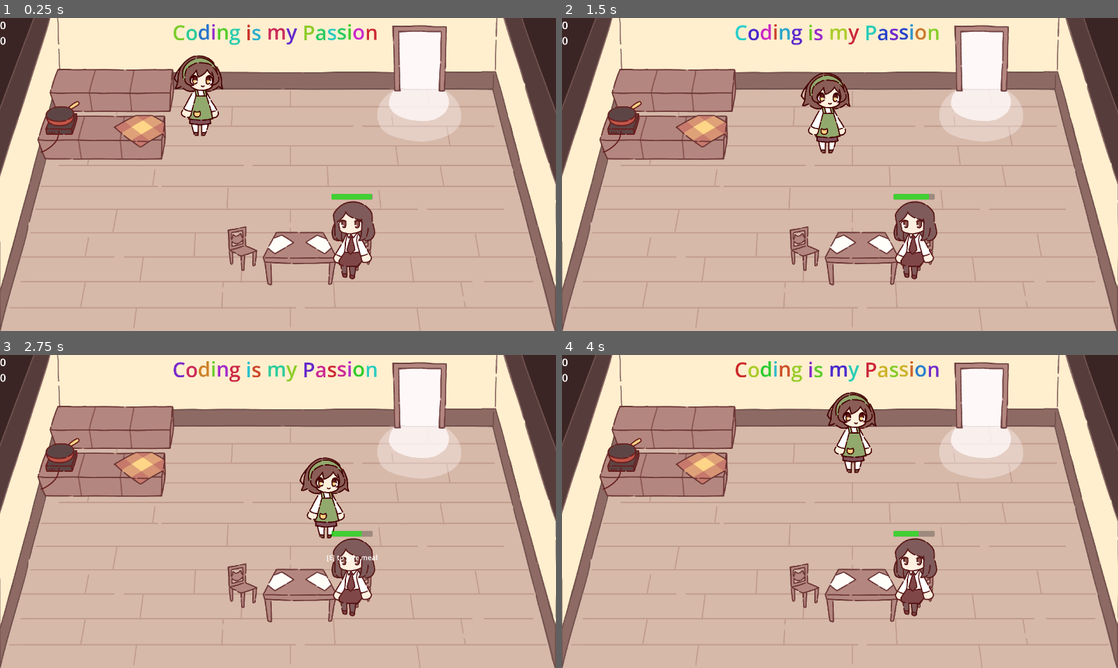
Above: before the commit, frames 1-4 (two rows, left to right).
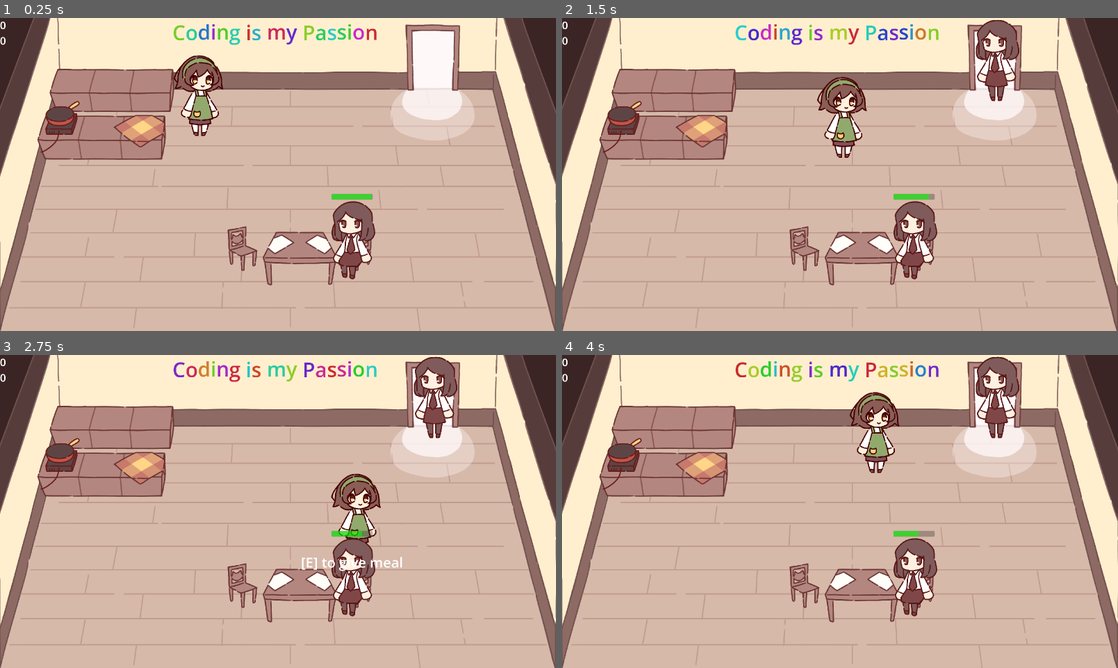
Above: after the commit, the same moments.

Repository: NuTrynity/Little-Cat-Cafe
Game: Godot game, scene res://scene_0.tscn
Two runs of this game, one before a commit and one after it. Both use one fixed random seed, a clock stepped at 60 frames per second and the inputs below.
Inputs:
- Up to frame 1 (0.25 s): no input
- Up to frame 2 (1.5 s): tap Enter (ui_accept) at 0.5 s; hold Right (move_right) 0.53-1.28 s; hold Enter (ui_accept) 0.53-1.28 s; hold S (move_down) from 1.28 s (still down); tap E (interact) at 1.35 s
- Up to frame 3 (2.75 s): tap Enter (ui_accept) at 1.52, 1.55, 1.82 s; release S (move_down) at 2.03 s; hold Right (move_right) from 2.03 s (still down); hold Enter (ui_accept) from 2.03 s (still down)
- Up to frame 4 (4 s): release Right (move_right) at 2.78 s; release Enter (ui_accept) at 2.78 s; hold W (move_up) 2.78-3.53 s; tap E (interact) at 2.85 s; tap Enter (ui_accept) at 3.02, 3.05, 3.32 s; hold A (move_left) from 3.53 s (still down); hold Enter (ui_accept) from 3.53 s (still down)

The runs differ from the first frame. In frame 1, 2.6% of the frame differs, in the area x 67-86%, y 2-40%; in frame 2, 5.2%; in frame 3, 6.0%, in the area x 53-86%, y 0-70%; in frame 4, 5.4%.

Commit message:
changed the door to be a npc spawner

Diff:
--- a/Nodes/Components/interaction_manager.tscn
+++ b/Nodes/Components/interaction_manager.tscn
@@ -14,7 +14,7 @@
 offset_right = 52.5
 offset_bottom = 26.0
 grow_horizontal = 2
-theme_override_font_sizes/font_size = 32
+theme_override_font_sizes/font_size = 64
 text = "[E] to Interact"
 horizontal_alignment = 1
 vertical_alignment = 1
--- /dev/null
+++ b/Nodes/ObjectNodes/door.tscn
@@ -0,0 +1,10 @@
+[gd_scene load_steps=3 format=3 uid="uid://b2soaa4584xu4"]
+
+[ext_resource type="Script" path="res://Scripts/ObjectScripts/door.gd" id="1_2vq63"]
+[ext_resource type="Texture2D" uid="uid://clsp4j0aam4jb" path="res://Sprites/door.png" id="2_fyar6"]
+
+[node name="Door" type="Node2D"]
+script = ExtResource("1_2vq63")
+
+[node name="DoorSprite" type="Sprite2D" parent="."]
+texture = ExtResource("2_fyar6")
--- a/Scripts/CharacterScripts/NPC.gd
+++ b/Scripts/CharacterScripts/NPC.gd
@@ -31,8 +31,10 @@
 
 	#NPC State Block
 	if is_sitting == true:
+		patience_bar.show()
 		npc_sprite.texture = load("res://Sprites/customer sprites/customer1_sitting.png")
 	else:
+		patience_bar.hide()
 		npc_sprite.texture = load("res://Sprites/customer sprites/customer1_standing.png")
 
 func patience_timer_setup():
@@ -40,7 +42,6 @@
 	patience_timer.one_shot = false
 	patience_timer.wait_time = 0.1
 	patience_timer.connect("timeout", _on_timer_timeout)
-	patience_timer.start()
 
 func _on_timer_timeout():
 	patience -= 1
@@ -64,6 +65,7 @@
 func _on_chair_detector_area_entered(area):
 	if area.is_in_group("chair"):
 		is_sitting = true
+		patience_timer.start()
 
 func _on_chair_detector_area_exited(area):
 	if area.is_in_group("chair"):
--- a/Scripts/CharacterScripts/Player.gd
+++ b/Scripts/CharacterScripts/Player.gd
@@ -1,7 +1,7 @@
 extends CharacterBody2D
 
 @export var player_stats : Resource
-@export var move_speed : float = 400.0
+@export var move_speed : float = 500.0
 
 var input = Vector2.ZERO
 
--- /dev/null
+++ b/Scripts/ObjectScripts/door.gd
@@ -0,0 +1,13 @@
+extends Node2D
+
+var npc = preload("res://Nodes/CharacterNodes/npc.tscn")
+
+func _input(event):
+	if event.is_action_pressed("ui_accept"):
+		spawn_customer()
+
+func spawn_customer():
+	var customer = npc.instantiate()
+	customer.position = global_position
+	customer.position.y += 100
+	get_parent().add_child(customer)
--- a/scene_0.tscn
+++ b/scene_0.tscn
@@ -12,7 +12,7 @@
 [ext_resource type="PackedScene" uid="uid://c4hs18f7bfaew" path="res://Nodes/CharacterNodes/npc.tscn" id="7_k46u5"]
 [ext_resource type="PackedScene" uid="uid://c7nlsk4gpsge5" path="res://Nodes/UI/user_interface.tscn" id="8_4oqfw"]
 [ext_resource type="Texture2D" uid="uid://cof84450vlo1w" path="res://Sprites/room.png" id="9_lubdl"]
-[ext_resource type="Texture2D" uid="uid://clsp4j0aam4jb" path="res://Sprites/door.png" id="14_6rn0w"]
+[ext_resource type="PackedScene" uid="uid://b2soaa4584xu4" path="res://Nodes/ObjectNodes/door.tscn" id="14_1augc"]
 [ext_resource type="PackedScene" uid="uid://cubfrbk4ecgv4" path="res://Nodes/ObjectNodes/table.tscn" id="14_l1tow"]
 
 [sub_resource type="TileSetAtlasSource" id="TileSetAtlasSource_jwwdi"]
@@ -49,6 +49,9 @@
 [node name="scene_0" type="Node2D"]
 z_as_relative = false
 y_sort_enabled = true
+
+[node name="Door" parent="." instance=ExtResource("14_1augc")]
+position = Vector2(2000, 268)
 
 [node name="NPC" parent="." instance=ExtResource("7_k46u5")]
 position = Vector2(1620, 1182)
@@ -99,10 +102,6 @@
 offset_bottom = 40.0
 texture = ExtResource("9_lubdl")
 
-[node name="Door" type="Sprite2D" parent="Background"]
-position = Vector2(1939, 272)
-texture = ExtResource("14_6rn0w")
-
 [node name="StaticBody2D" type="StaticBody2D" parent="."]
 position = Vector2(274, 664)
 collision_layer = 4
